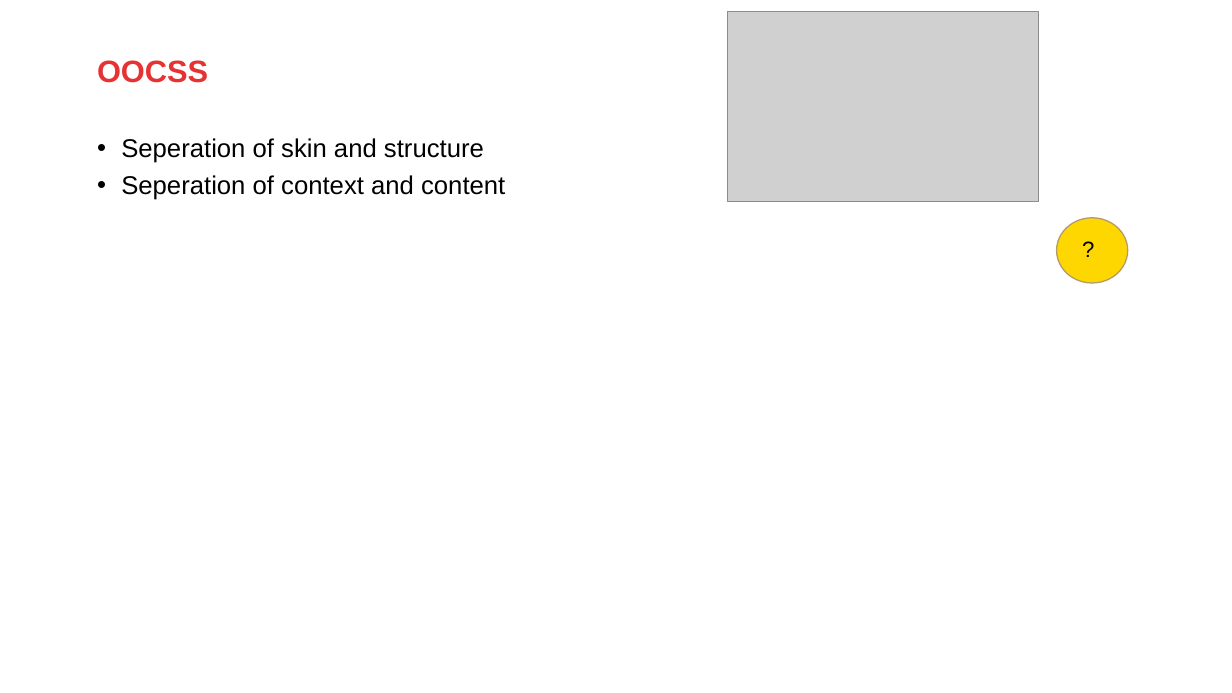
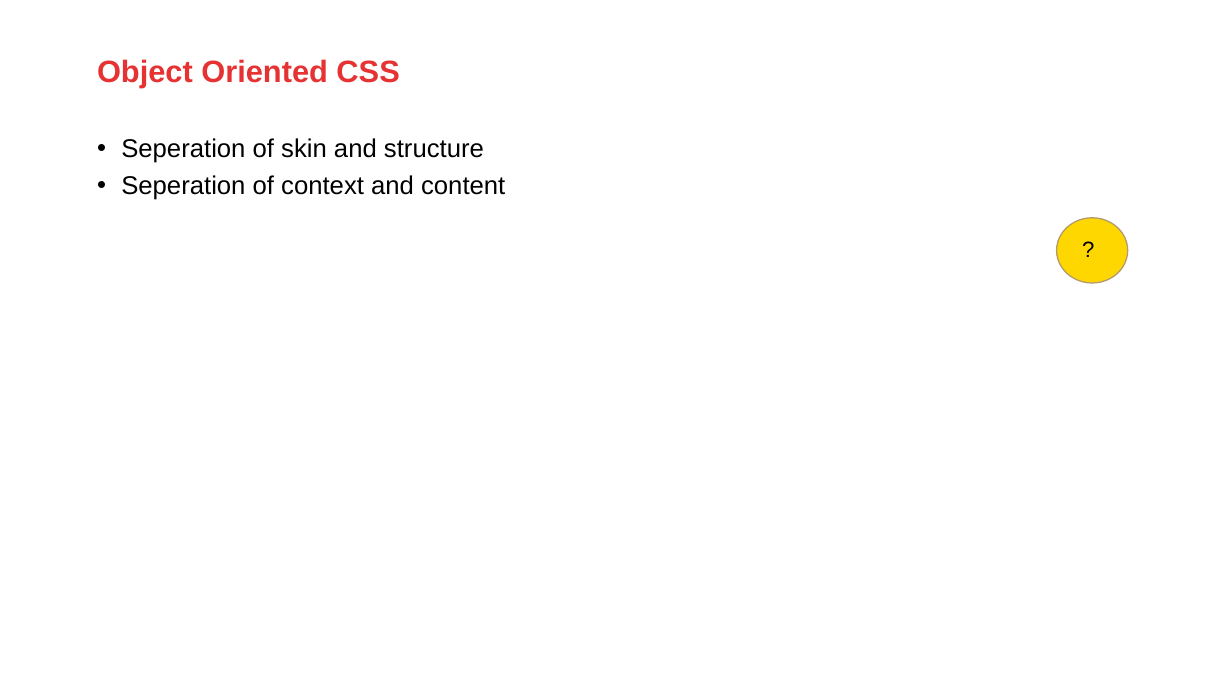
Before and after one commit to AMIS-Services/sig-css-architecture, a slide deck: slide 18 of SIG_CSS_Architecture.pptx. Drawn at 1232x693 pixels with LibreOffice and Linux fonts; fonts in the diff are those of the drawing; grey boxes stand for pictures; background and template pictures are left out. Boxes give left, top, right and bottom in pixels: in the first picture for what was removed or moved away, otherwise in the second. Text is boxed around its words. In the diff, an @@ line names an element or a change of style, - is before the commit and + after.

```diff
--- a/SIG_CSS_Architecture.pptx
+++ b/SIG_CSS_Architecture.pptx
@@ picture removed at (727, 12, 1039, 201) @@
@@ title at (97, 59, 399, 87): text changed @@
-OOCSS
+Object Oriented CSS
```
Also in this commit, not shown: 18 other slides changed, 1 slide added, 1 slide removed.
